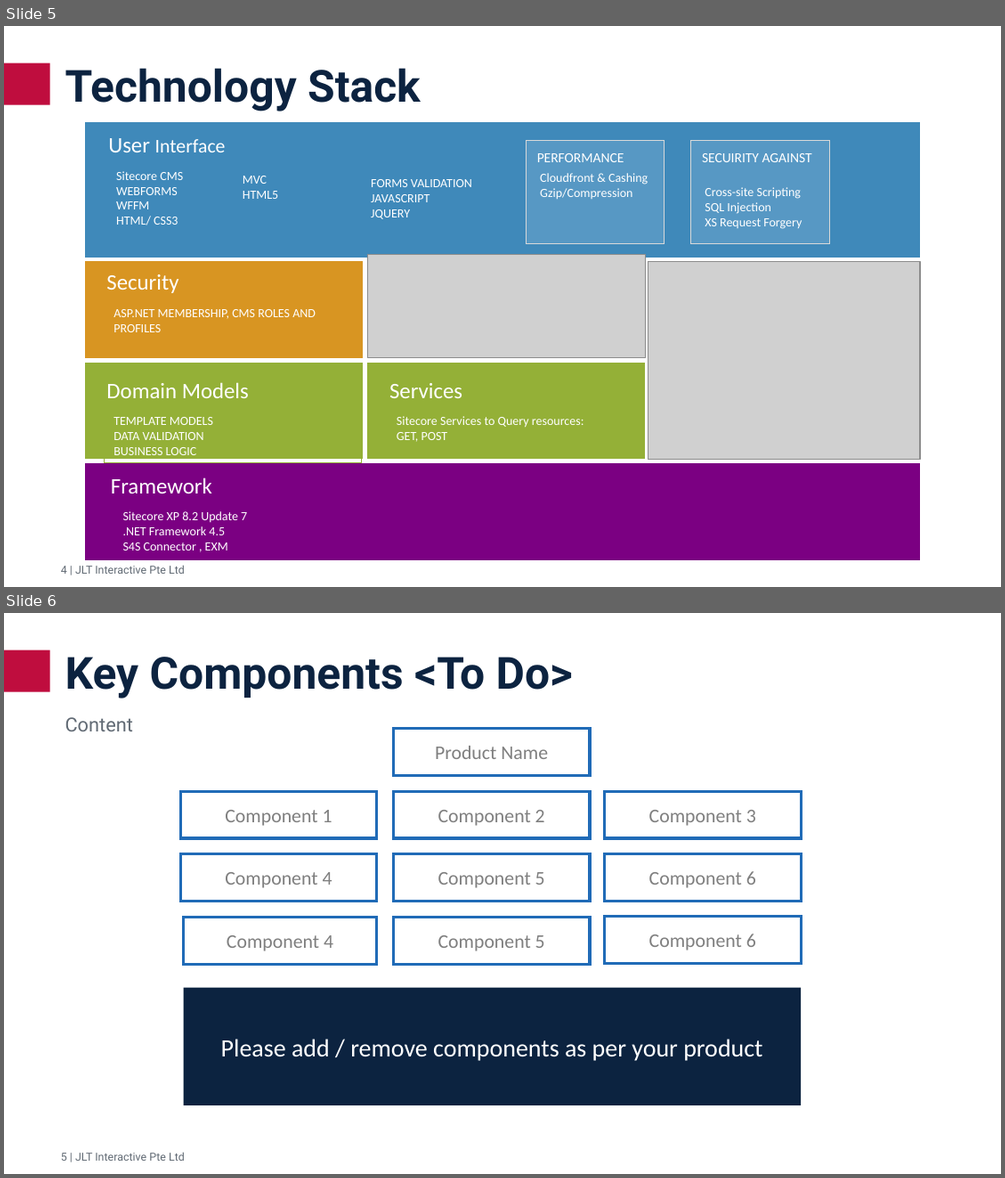
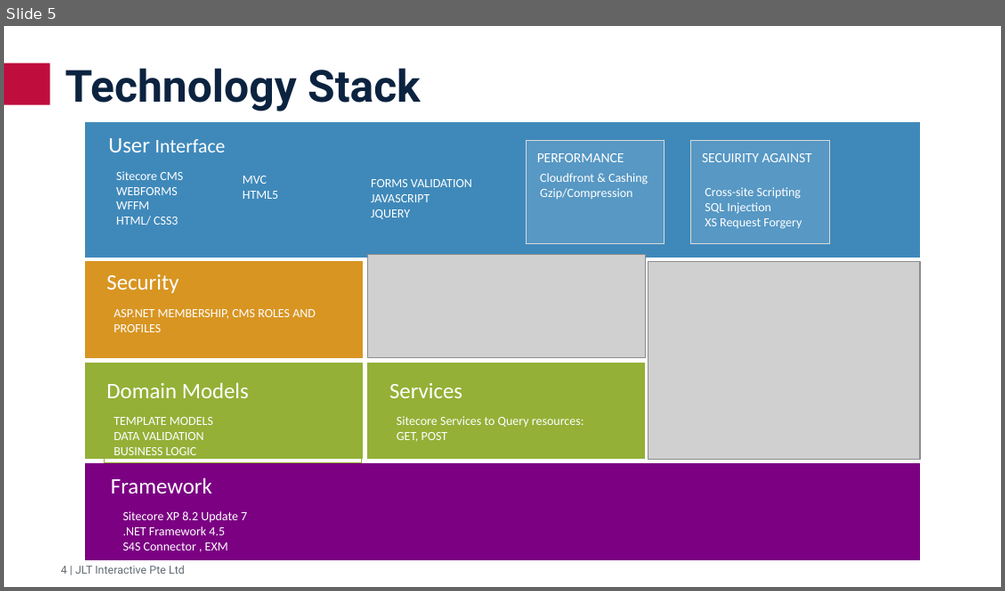
Before and after one commit to Prabhuduraik/Samples, a slide deck: JLTi_Sitecore-JLT Websites.ppt. Shown one above the other, each under a label of ours: slides 5 and 6 before the commit, slide 5 after it. The pictures are 1005x1178 and 1005x591 pixels, drawn with LibreOffice and Linux fonts; fonts in the diff are those of the drawing; grey boxes stand for pictures. Boxes give left, top, right and bottom in pixels: in the first picture for what was removed or moved away, otherwise in the second. Text is boxed around its words. In the diff, an @@ line names an element or a change of style, - is before the commit and + after.

```diff
--- a/JLTi_Sitecore-JLT Websites.ppt
+++ b/JLTi_Sitecore-JLT Websites.ppt
@@ slide 6 removed at [4, 613, 1001, 1174], background #FFFFFF @@
@@ rectangle removed at [4, 649, 50, 691] @@
@@ title removed at [65, 657, 573, 698] @@
-Key Components <To Do>
@@ text removed at [65, 717, 134, 731] @@
-Content
@@ rectangle removed at [394, 729, 591, 776] @@
-Product Name
@@ rectangle removed at [180, 791, 377, 838] @@
-Component 1
@@ rectangle removed at [394, 791, 591, 838] @@
-Component 2
@@ rectangle removed at [604, 791, 801, 838] @@
-Component 3
@@ rectangle removed at [180, 854, 377, 901] @@
-Component 4
@@ rectangle removed at [394, 854, 591, 901] @@
-Component 5
@@ rectangle removed at [604, 854, 801, 901] @@
-Component 6
@@ rectangle removed at [184, 917, 377, 964] @@
-Component 4
@@ rectangle removed at [394, 917, 591, 964] @@
-Component 5
@@ rectangle removed at [604, 916, 801, 963] @@
-Component 6
@@ rectangle removed at [184, 988, 801, 1105] @@
-Please add / remove components as per your product
@@ text removed at [61, 1151, 185, 1160] @@
-5 | JLT Interactive Pte Ltd
```
Also in this commit, not shown: 6 slides changed, 1 slide added, 1 other slide removed, 1 other file.
